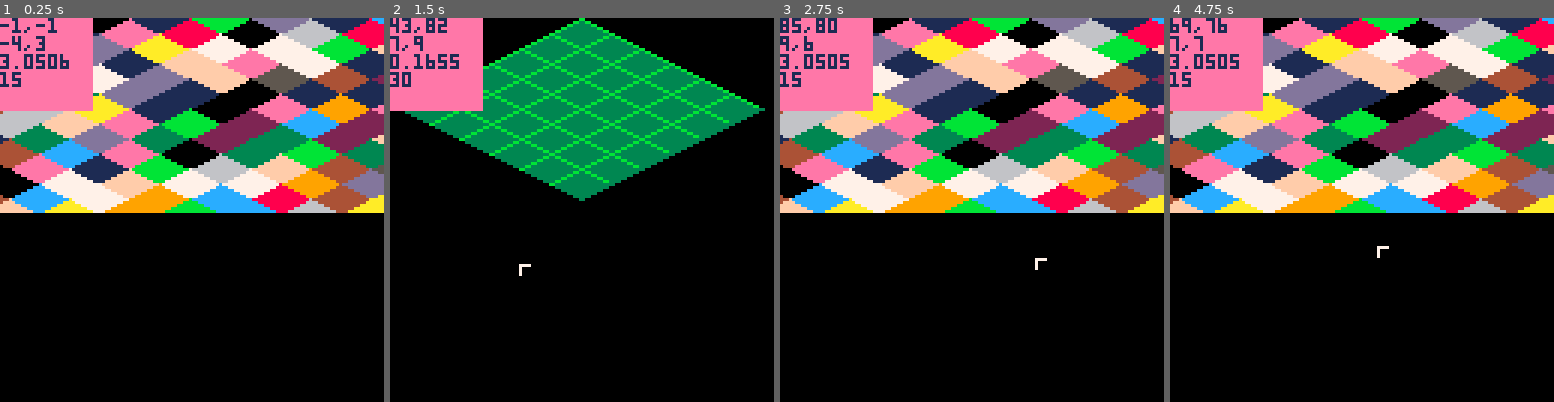
Above: before the commit, frames 1-4 (left to right).
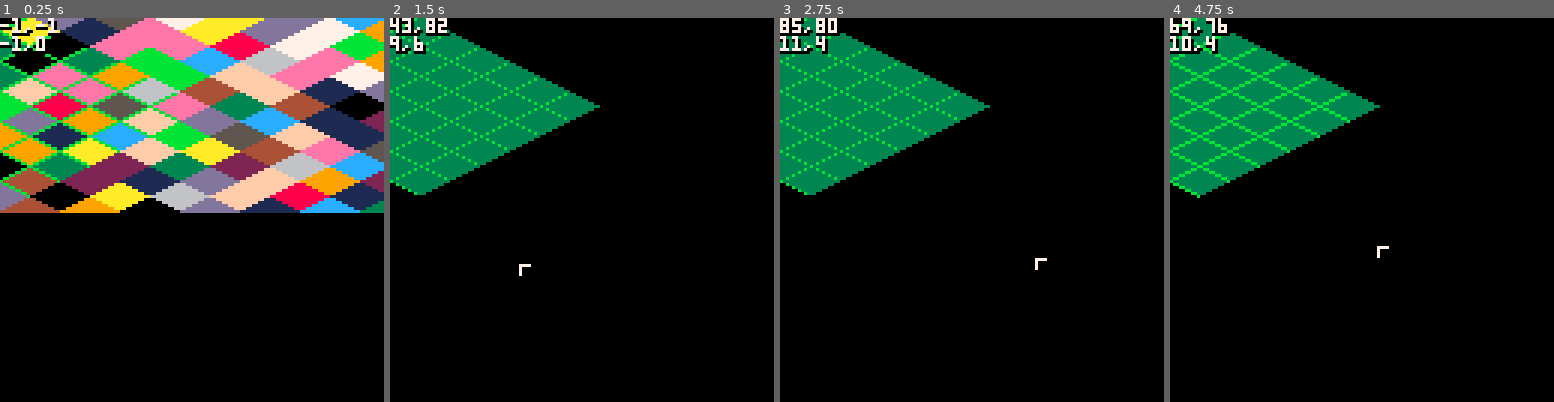
Above: after the commit, the same moments.

Repository: pvan/pico8
Game: PICO-8 cartridge aero.p8
The game is run twice, just before and just after one commit, with the same random seed, the same clock (stepped at 60 frames per second) and the same inputs.
Inputs (mouse positions are in pixels of both pictures, inside the frame that each line leads up to):
- Up to frame 1 (0.25 s): no input
- Up to frame 2 (1.5 s): tap O (Z key) at 0.33, 0.7, 1.43 s; click (459, 121) at 0.67 s; tap X (X key) at 1.07 s; click (520, 267) at 1.22 s
- Up to frame 3 (2.75 s): click (975, 114) at 1.77 s; tap X (X key) at 2.07, 2.4, 2.73 s; tap O (Z key) at 2.22 s; click (1037, 259) at 2.32 s; hold Down from 2.42 s (still down)
- Up to frame 4 (4.75 s): release Down at 2.82 s; click (1492, 106) at 2.87 s; tap X (X key) every 0.33 s from 3.07 to 4.73 s; tap O (Z key) at 3.1, 3.98 s; click (1254, 256) at 3.42 s; hold Up 3.58-4.08 s; click (1315, 102) at 3.97 s; click (1381, 248) at 4.52 s; hold Down from 4.58 s (still down)

The runs differ from the first frame. In frame 1, 47% of the frame differs, in the area x 0-100%, y 0-51%; in frame 2, 27%; in frame 3, 47%; in frame 4, 47%.

Commit message:
aero: try new iso tile style

Diff:
--- a/aero.p8
+++ b/aero.p8
@@ -25,19 +25,47 @@
 -- xs = 2x,x
 -- ys = -2y,y
 -- s  = 2x-2y,x+y
- return xzero+htw*x-htw*y,hth*x+hth*y
+ return htw*x-htw*y,hth*x+hth*y
+end
+--
+--function screen2iso(sx,sy)
+-- sx-=xzero
+-- --local x,y=sx/htw,sy/hth
+-- --return flr((x+y)/2),flr((y-x)/2)
+-- local x,y=sx/tw,sy/th
+-- return flr(x+y),flr(y-x)
+--end
+
+function bbtile(sx,sy)
+ return flr(sx/tw),flr(sy/th)
+end
+function bblocal(sx,sy)
+ return sx%tw,sy%th
 end
 
 function screen2iso(sx,sy)
- sx-=xzero
- --local x,y=sx/htw,sy/hth
- --return flr((x+y)/2),flr((y-x)/2)
- local x,y=sx/tw,sy/th
- return flr(x+y),flr(y-x)
+ local bx,by=bbtile(sx,sy)
+ local lx,ly=bblocal(sx,sy)
+ local ix,iy=bx+by,by-bx
+ col=sget(104+lx,ly)
+ if (col==0) ix-=1
+ if (col==1) ix+=1
+ if (col==2) iy-=1
+ if (col==3) iy+=1
+ return ix,iy
 end
 
 function _init()
  init_mouse()
+
+ cols={}
+ for x=-20,20 do
+  row={}
+  for y=-20,20 do
+   row[y]=rnd(16)
+  end
+  cols[x]=row
+ end
 end
 
 function _draw()
@@ -61,13 +89,15 @@
  if (testmode==nil) testmode=true
  if (btnp(❎)) testmode=not testmode
 
+ if (outline==nil) outline=true
+ if (btnp(🅾️)) outline=not outline
+
  if testmode then
 
 	 for x=0,127 do
 	  for y=0,64 do --half screen for more fps for now
 	   tx,ty=screen2iso(x,y)
-	   srand(tx+ty*100)
-	   pset(x,y,rnd(16))
+	   pset(x,y,cols[tx][ty])
 	  end
 	 end
 
@@ -76,7 +106,18 @@
 	 for x=1,#tiles do
 	  for y=1,#tiles[1] do
 	   local sx,sy=iso2screen(x-1,y-1)
-	   spr(7,sx-htw,sy,3,3)
+	   spr(39,sx,sy,3,2)
+	  end
+	 end
+
+ end
+
+ if outline then
+
+	 for x=1,#tiles do
+	  for y=1,#tiles[1] do
+	   local sx,sy=iso2screen(x-1,y-1)
+	   spr(42,sx,sy,3,2)
 	  end
 	 end
 
@@ -114,20 +155,35 @@
 ----  line(64+7,64+7-3,64+7,64+7-4)
 ----  line(64+7,64+7-1,64+7,64+7)
 -- end
- rectfill(0,0,30,30,14)
- color(1)
+-- rectfill(0,0,30,30,14)
+-- rectfill(0,0,10,10,col)
+ color(7)
  local mx,my=get_mouse()
  local tx,ty=screen2iso(mx,my)
- print(mx..","..my)
- print(tx..","..ty)
+ dprint(mx..","..my,0,0)
+ dprint(tx..","..ty,0,6)
  spr(16,mx,my)
 
- print(stat(1))
- print(stat(7))
-
-end
-
-
+-- rect2(bx*tw-1,by*th-1,tw+2,th+2,7)
+-- rect2(bx*tw-2,by*th-2,tw+4,th+4,1)
+
+-- pset(lx,ly,0)
+
+
+-- print(stat(1))
+-- print(stat(7))
+
+end
+
+function dprint(str,x,y,col)
+ if (col==nil) col=7
+ print(str,x+1,y+1,0)
+ print(str,x,y+1,0)
+ print(str,x,y,col)
+end
+function rect2(x,y,w,h,c)
+ rect(x,y,x+w-1,y+h-1,c)
+end
 function rectfill2(x,y,w,h,c)
  rectfill(x,y,x+w-1,y+h-1,c)
 end
Not shown, changed: 94 lines of the sprite sheet (__gfx__) section of aero.p8
